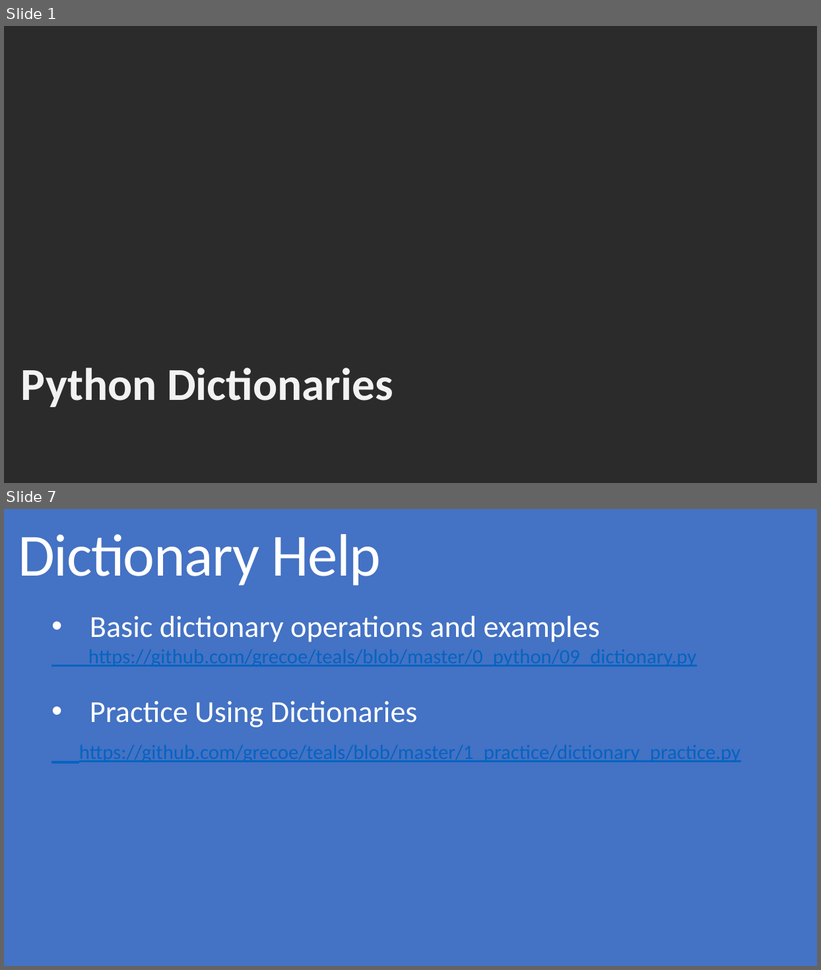
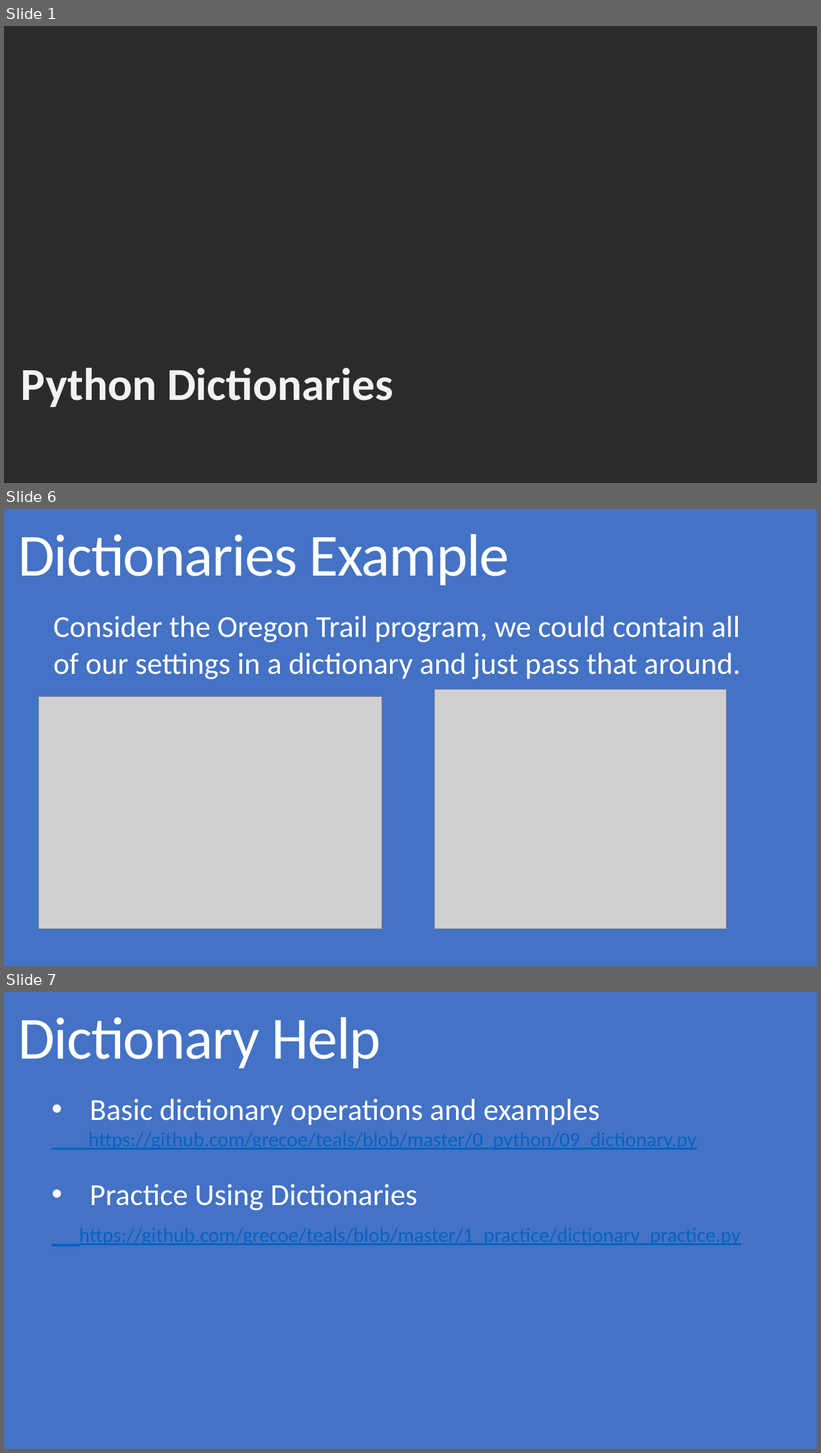
Before and after one commit to grecoe/teals, a slide deck: 5_presentations/Dictionaries.pptx. Shown one above the other, each under a label of ours: slides 1 and 7 before the commit, slides 1, 6 and 7 after it; the slides between them are not shown. The pictures are 821x970 and 821x1453 pixels, drawn with LibreOffice and Linux fonts; fonts in the diff are those of the drawing; grey boxes stand for pictures; background and template pictures are left out; a plain dark background stands for a picture behind light text. Boxes give left, top, right and bottom in pixels: in the first picture for what was removed or moved away, otherwise in the second. Text is boxed around its words. In the diff, an @@ line names an element or a change of style, - is before the commit and + after.

Commit message:
Dictionary

```diff
--- a/5_presentations/Dictionaries.pptx
+++ b/5_presentations/Dictionaries.pptx
@@ slide 6 added at [4, 509, 817, 966], background #4472C4 @@
@@ title added at [18, 534, 510, 586], 70.6 pt, text #FFFFFF @@
+Dictionaries Example
@@ text added at [54, 616, 741, 679], 36 pt, text #FFFFFF @@
+Consider the Oregon Trail program, we could contain all of our settings in a dictionary and just pass that around.
@@ picture added at [39, 696, 382, 929] @@
@@ picture added at [435, 690, 727, 929] @@
```
Also in this commit, not shown: 2 slides changed, 2 other slides added, 3 slides removed, 2 other files.
